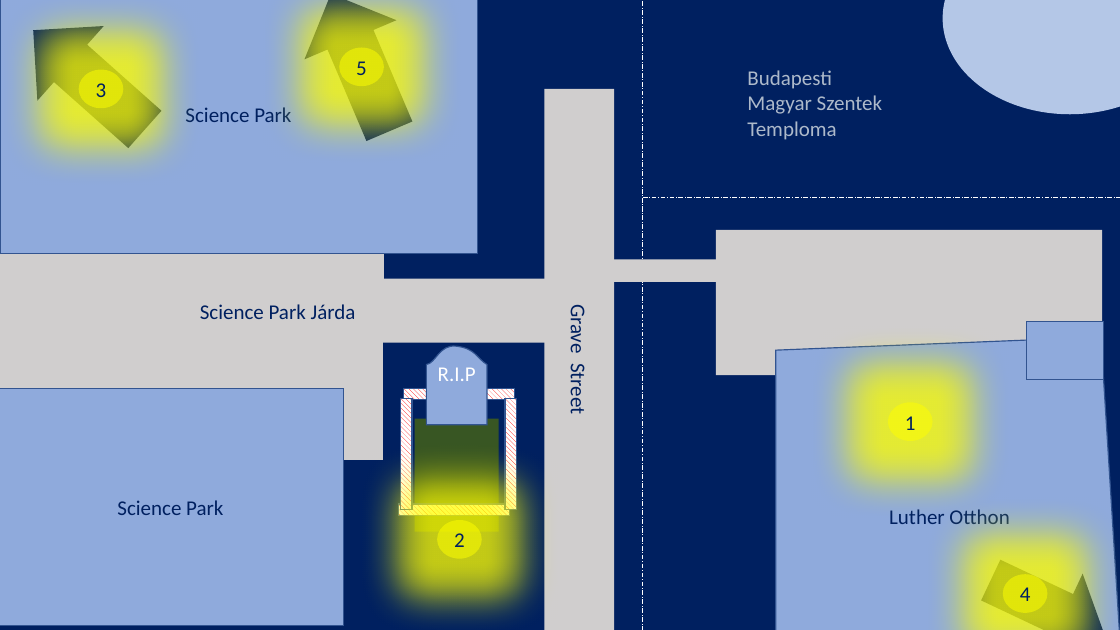
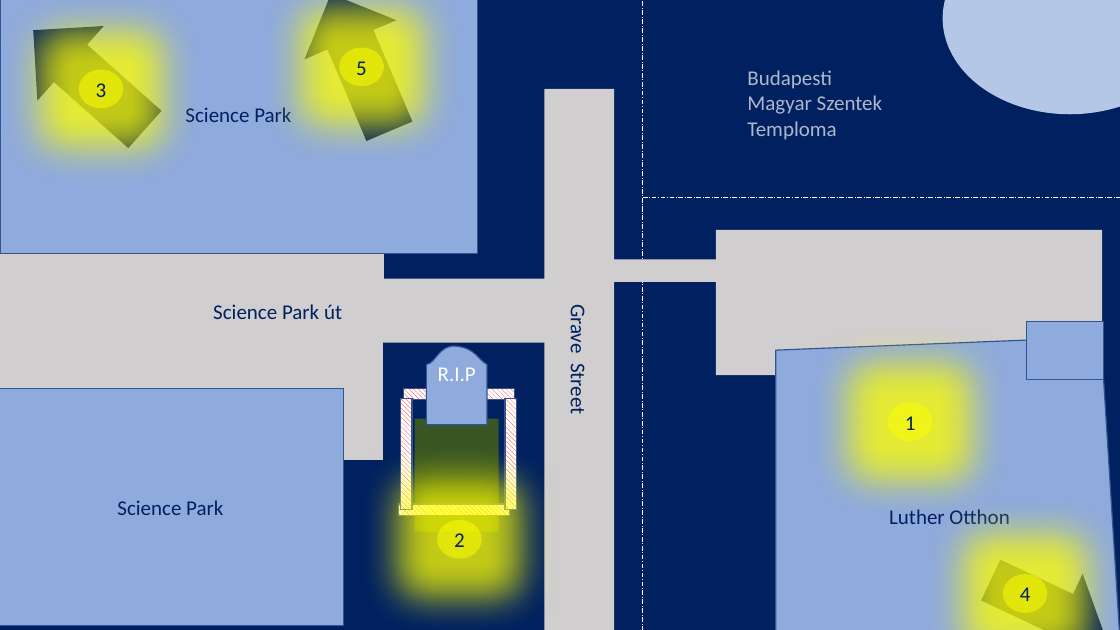
Before and after one commit to CitromLeny/503Wiki, a slide deck: slide 1 of whole story.pptx. Drawn at 1120x630 pixels with LibreOffice and Linux fonts; fonts in the diff are those of the drawing. Boxes give left, top, right and bottom in pixels: in the first picture for what was removed or moved away, otherwise in the second. Text is boxed around its words. In the diff, an @@ line names an element or a change of style, - is before the commit and + after.

Commit message:
úttá írtam át

```diff
--- a/whole story.pptx
+++ b/whole story.pptx
@@ text at box(213, 304, 342, 319): text changed @@
-Science Park Járda
+Science Park út
```
